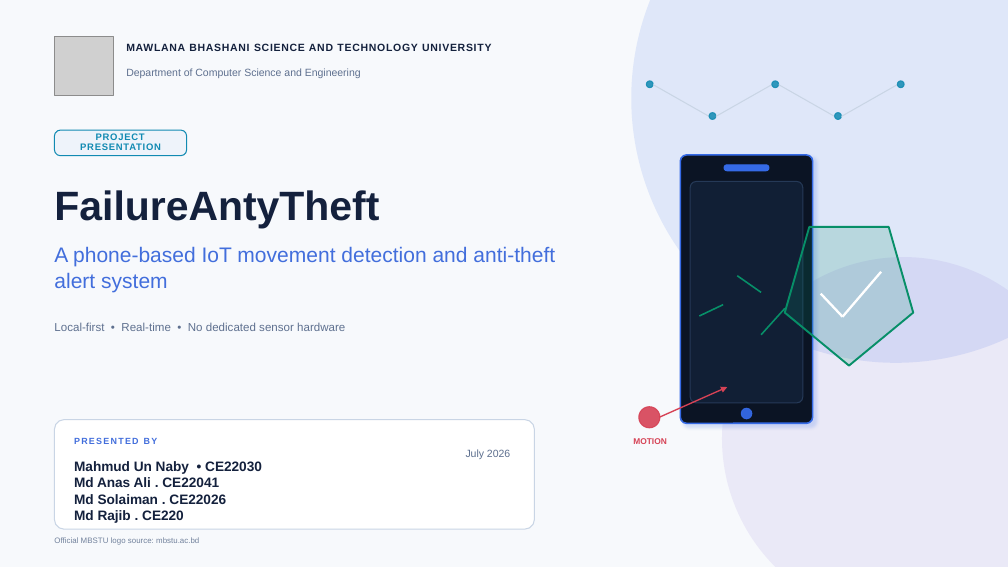
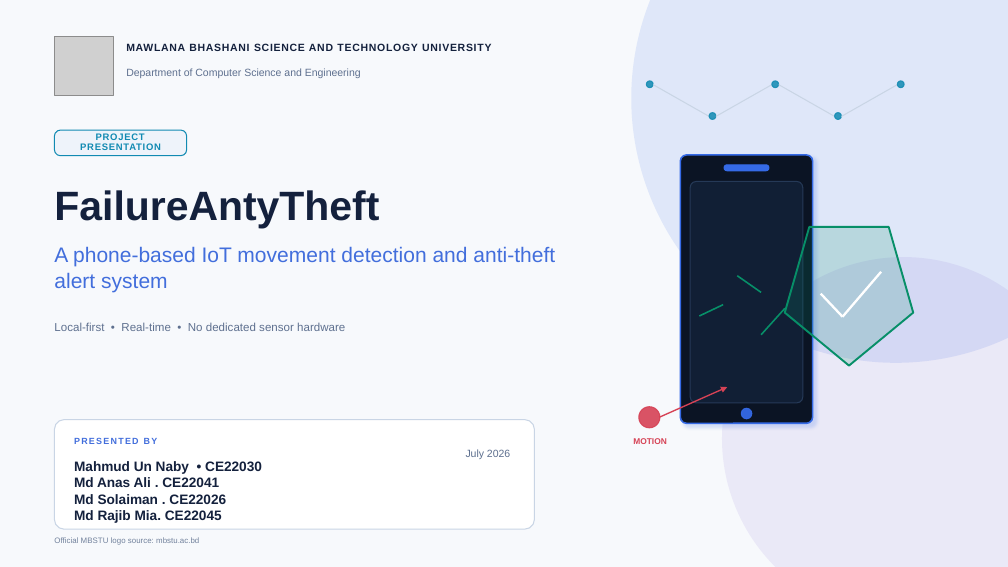
Before and after one commit to Mahmud-Un-Naby/FailureAntyTheft, a slide deck: slide 1 of presentation/FailureAntyTheft-Presentation-Light.odp. Drawn at 1008x567 pixels with LibreOffice and Linux fonts; fonts in the diff are those of the drawing; grey boxes stand for pictures. Boxes give left, top, right and bottom in pixels: in the first picture for what was removed or moved away, otherwise in the second. Text is boxed around its words. In the diff, an @@ line names an element or a change of style, - is before the commit and + after.

Commit message:
"docs: presentation slides"

```diff
--- a/presentation/FailureAntyTheft-Presentation-Light.odp
+++ b/presentation/FailureAntyTheft-Presentation-Light.odp
@@ text at bbox=[74, 510, 222, 523]: text changed @@
-Md Rajib . CE220
+Md Rajib Mia. CE22045
```
